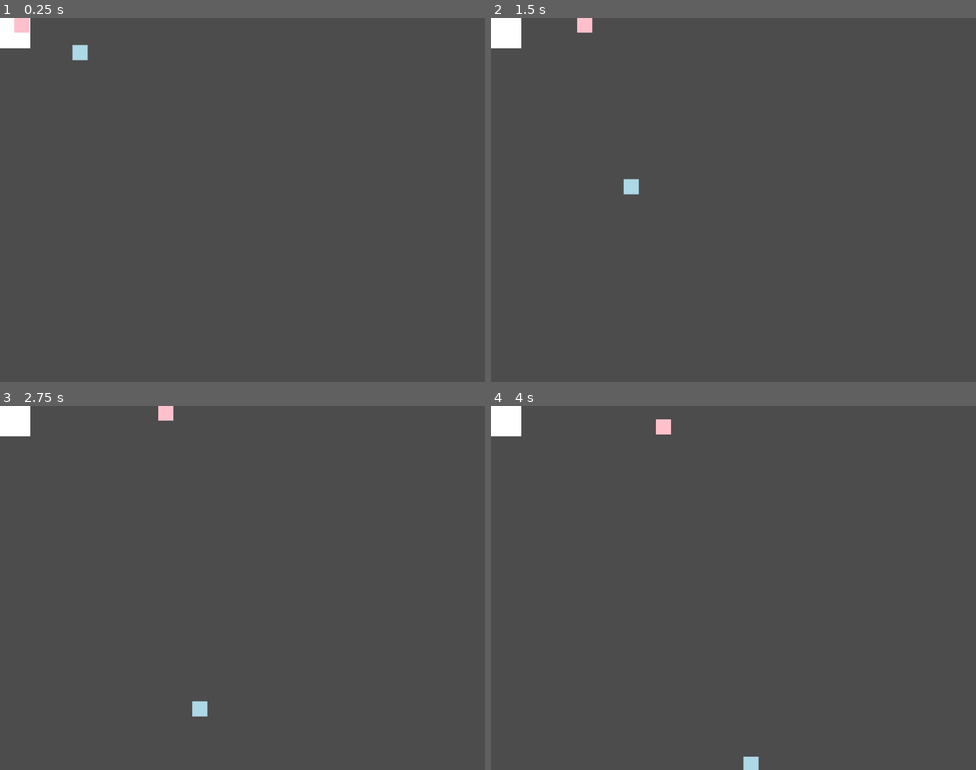
Above: before the commit, frames 1-4 (two rows, left to right).
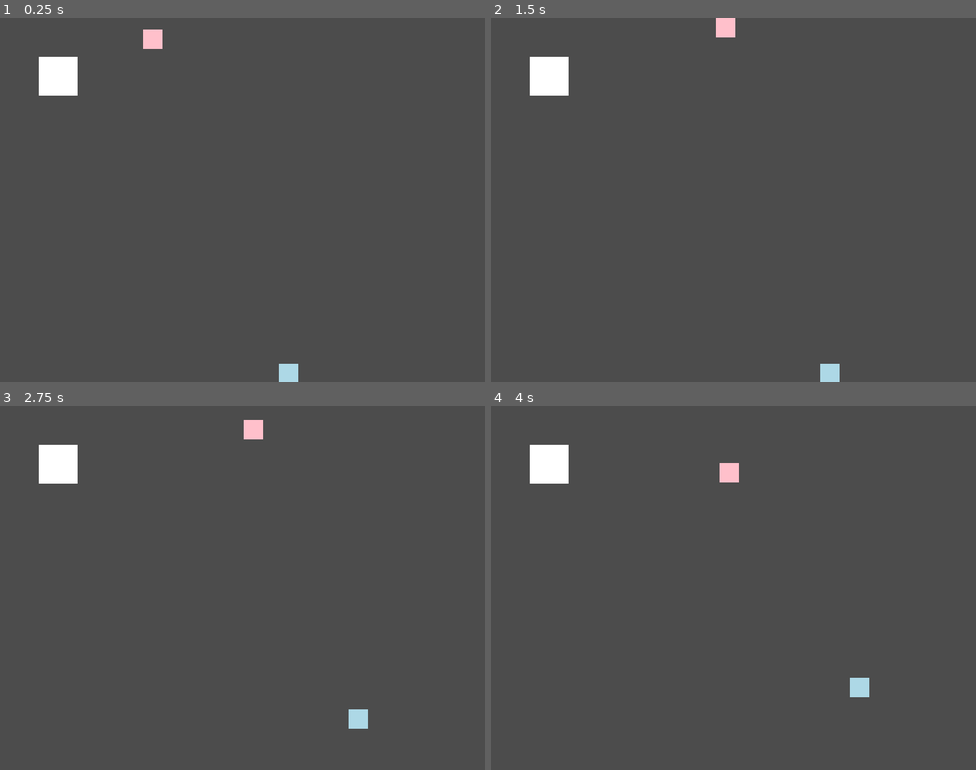
Above: after the commit, the same moments.

Repository: guckstift/UnstableKitty
Game: Godot game, scene res://Game.tscn
The game is run twice, just before and just after one commit, with the same random seed, the same clock (stepped at 60 frames per second) and the same inputs.
Inputs:
- Up to frame 1 (0.25 s): no input
- Up to frame 2 (1.5 s): no input
- Up to frame 3 (2.75 s): no input
- Up to frame 4 (4 s): no input

The runs differ from the first frame. In frame 1, 1.9% of the frame differs, in the area x 0-62%, y 0-100%; in frame 2, 2.1%; in frame 3, 2.1%, in the area x 0-76%, y 0-89%; in frame 4, 2.1%.
Error after the commit: Parse Error: The method "start_dating" isn't declared in the current class. (res://Kitty.gd:23)

Commit message:
mouse population

Diff:
--- a/Game.gd
+++ b/Game.gd
@@ -2,11 +2,23 @@
 
 var Mouse = load("res://Mouse.tscn")
 
+func _enter_tree():
+	randomize()
+
 func _ready():
-	randomize()
-	spawn_mouse()
+	spawn_rand_mouse()
+	spawn_rand_mouse()
+	return
+	while true:
+		spawn_rand_mouse()
+		$Timer.wait_time = 15
+		$Timer.one_shot = false
+		$Timer.start()
+		yield($Timer, "timeout")
 
-func spawn_mouse():
+func spawn_rand_mouse():
 	var mouse = Mouse.instance()
 	$Mice.add_child(mouse)
-	mouse.gender = "f"
+	mouse.gender = "f" if randi() % 2 else "m"
+	mouse.grown_up = true
+	mouse.position = global.rand_pos()
--- a/Game.tscn
+++ b/Game.tscn
@@ -1,17 +1,15 @@
-[gd_scene load_steps=4 format=2]
+[gd_scene load_steps=3 format=2]
 
 [ext_resource path="res://Kitty.tscn" type="PackedScene" id=1]
-[ext_resource path="res://Mouse.tscn" type="PackedScene" id=2]
 [ext_resource path="res://Game.gd" type="Script" id=3]
 
 [node name="Game" type="Node2D"]
 script = ExtResource( 3 )
 
 [node name="Kitty" parent="." instance=ExtResource( 1 )]
+position = Vector2( 64, 64 )
 scale = Vector2( 8, 8 )
 
 [node name="Mice" type="Node" parent="."]
 
-[node name="Mouse" parent="Mice" instance=ExtResource( 2 )]
-position = Vector2( 128, 0 )
-gender = "m"
+[node name="Timer" type="Timer" parent="."]
--- /dev/null
+++ b/Kitty.gd
@@ -0,0 +1,34 @@
+extends Polygon2D
+
+export var satisfied := false setget set_satisfied
+
+var dir := Vector2()
+var speed := 0.0
+var state := ""
+
+func _ready():
+	start_roaming()
+
+func start_roaming(force = false):
+	if state == "roaming" and not force: return
+	if state != "roaming":
+		state = "roaming"
+		print("cat start roaming")
+	dir = global.rand_dir()
+	speed = rand_range(0, 256)
+	var timeout = rand_range(0.25, 2.0)
+	yield(get_tree().create_timer(timeout), "timeout")
+	if state != "roaming": return
+	if not satisfied and randf() > 0.125:
+		start_dating()
+	else:
+		start_roaming(true)
+
+func set_satisfied(s):
+	satisfied = s
+	if satisfied:
+		color *= 0.5
+		yield(get_tree().create_timer(8), "timeout")
+		set_satisfied(false)
+	else:
+		color *= 2.0
--- a/Kitty.tscn
+++ b/Kitty.tscn
@@ -1,4 +1,7 @@
-[gd_scene format=2]
+[gd_scene load_steps=2 format=2]
+
+[ext_resource path="res://Kitty.gd" type="Script" id=1]
 
 [node name="Kitty" type="Polygon2D"]
 polygon = PoolVector2Array( 0, 0, 8, 0, 8, 8, 0, 8 )
+script = ExtResource( 1 )
--- a/Mouse.gd
+++ b/Mouse.gd
@@ -1,75 +1,96 @@
 extends Polygon2D
 class_name Mouse
 
-const BOUNDS := Vector2(1024, 768)
+var Mouse = load("res://Mouse.tscn")
+
+signal mate_entered
+
 const OWN_BOUNDS = Vector2(32, 32)
 
 export var gender := "" setget set_gender
+export var grown_up := false setget set_grown
+export var satisfied := false setget set_satisfied
 
 var dir := Vector2()
 var speed := 0.0
-var clock := 0.0
-var timeout := 0.0
 var state := ""
-var mate :Node2D= null
+var mate : Node2D = null
 
 func _ready():
 	set_gender("m")
+	set_grown(false)
+	set_satisfied(false)
 	start_roaming()
 
 func _physics_process(delta):
-	clock += delta
 	position = Vector2(
-		clamp(position.x, 0, BOUNDS.x - OWN_BOUNDS.x),
-		clamp(position.y, 0, BOUNDS.y - OWN_BOUNDS.y)
+		clamp(position.x, 0, global.BOUNDS.x - OWN_BOUNDS.x),
+		clamp(position.y, 0, global.BOUNDS.y - OWN_BOUNDS.y)
 	)
-	if state == "roaming":
-		if clock > timeout:
-			clock = 0
-			if randf() > 0.5:
-				start_dating()
-			else:
-				dir = rand_dir()
-				timeout = rand_range(0.25, 2.0)
-				speed = rand_range(0, 256)
-	elif state == "dating":
-		goto(mate)
-		if mate.get_node("Area2D").overlaps_area($Area2D):
-			print("overlap")
-
+	if state == "dating":
+		dir = (mate.position - position).normalized()
 	position += delta * dir * speed
 
-func start_roaming():
-	if state == "roaming": return
-	clock = 0
-	dir = rand_dir()
-	timeout = rand_range(0.25, 2.0)
+func start_roaming(force = false):
+	if state == "roaming" and not force: return
+	if state != "roaming":
+		state = "roaming"
+		print("start roaming")
+	dir = global.rand_dir()
 	speed = rand_range(0, 256)
-	state = "roaming"
-	print("start roaming")
+	var timeout = rand_range(0.25, 2.0)
+	yield(get_tree().create_timer(timeout), "timeout")
+	if state != "roaming": return
+	if not satisfied and randf() > 0.125 and grown_up:
+		start_dating()
+	else:
+		start_roaming(true)
 
 func start_dating():
+	if state == "dating": return
 	for m in get_other_mice():
-		if m.gender == other_gender() and dist(m) < 256:
+		if m.gender == other_gender() and m.grown_up and dist(m) < 256:
 			if m.wanna_date(self):
 				mate = m
 				state = "dating"
 				print("date found")
 				break
 	if mate == null:
-		start_roaming()
+		start_roaming(true)
+	else:
+		speed = 64
+		yield(mate, "mate_entered")
+		print("overlap")
+		start_mating()
 
 func wanna_date(other):
-	if state == "roaming":
+	if state == "roaming" and not satisfied:
 		state = "dating"
 		mate = other
+		speed = 64
 		print("accept date")
 		return true
 	return false
 
-func goto(obj : Node2D):
-	dir = (obj.position - position).normalized()
-	speed = 64
+func start_mating(passive = false):
+	if state == "mating": return
+	print("start mating")
+	dir = Vector2()
+	speed = 0
+	state = "mating"
+	mate.start_mating(true)
+	yield(get_tree().create_timer(2), "timeout")
+	if not passive:
+		give_birth()
+	mate = null
+	set_satisfied(true)
+	start_roaming()
+
+func give_birth():
+	var mouse = Mouse.instance()
+	get_parent().add_child(mouse)
+	mouse.gender = "f" if randi() % 2 else "m"
+	mouse.position = position
 
 func set_gender(g):
 	gender = g
@@ -77,6 +98,24 @@
 		color = Color.lightblue
 	elif gender == "f":
 		color = Color.pink
+
+func set_grown(g):
+	grown_up = g
+	if grown_up:
+		scale = Vector2(1, 1)
+	else:
+		scale = Vector2(0.5, 0.5)
+		yield(get_tree().create_timer(8), "timeout")
+		set_grown(true)
+
+func set_satisfied(s):
+	satisfied = s
+	if satisfied:
+		color *= 0.5
+		yield(get_tree().create_timer(8), "timeout")
+		set_satisfied(false)
+	else:
+		color *= 2.0
 
 func other_gender():
 	if gender == "m": return "f"
@@ -87,8 +126,9 @@
 	mice.erase(self)
 	return mice
 
-func rand_dir():
-	return Vector2(randf() * 2 - 1, randf() * 2 - 1).normalized()
-
 func dist(other : Node2D):
 	return position.distance_to(other.position)
+
+func _on_Area2D_area_entered(area):
+	if mate != null and area == mate.get_node("Area2D"):
+		emit_signal("mate_entered")
--- a/Mouse.tscn
+++ b/Mouse.tscn
@@ -37,3 +37,5 @@
 [node name="CollisionShape2D" type="CollisionShape2D" parent="Area2D"]
 position = Vector2( 16, 16 )
 shape = SubResource( 2 )
+
+[connection signal="area_entered" from="Area2D" to="." method="_on_Area2D_area_entered"]
--- /dev/null
+++ b/global.gd
@@ -0,0 +1,11 @@
+extends Node
+
+const BOUNDS := Vector2(800, 600)
+
+func rand_pos(own_bounds = Vector2()):
+	return Vector2(
+		rand_range(0, BOUNDS.x - own_bounds.x),
+		rand_range(0, BOUNDS.y - own_bounds.y))
+
+func rand_dir():
+	return Vector2(randf() * 2 - 1, randf() * 2 - 1).normalized()
--- a/project.godot
+++ b/project.godot
@@ -24,9 +24,13 @@
 run/main_scene="res://Game.tscn"
 config/icon="res://icon.png"
 
+[autoload]
+
+global="*res://global.gd"
+
 [display]
 
-window/size/height=768
+window/size/width=800
 window/size/resizable=false
 
 [physics]
